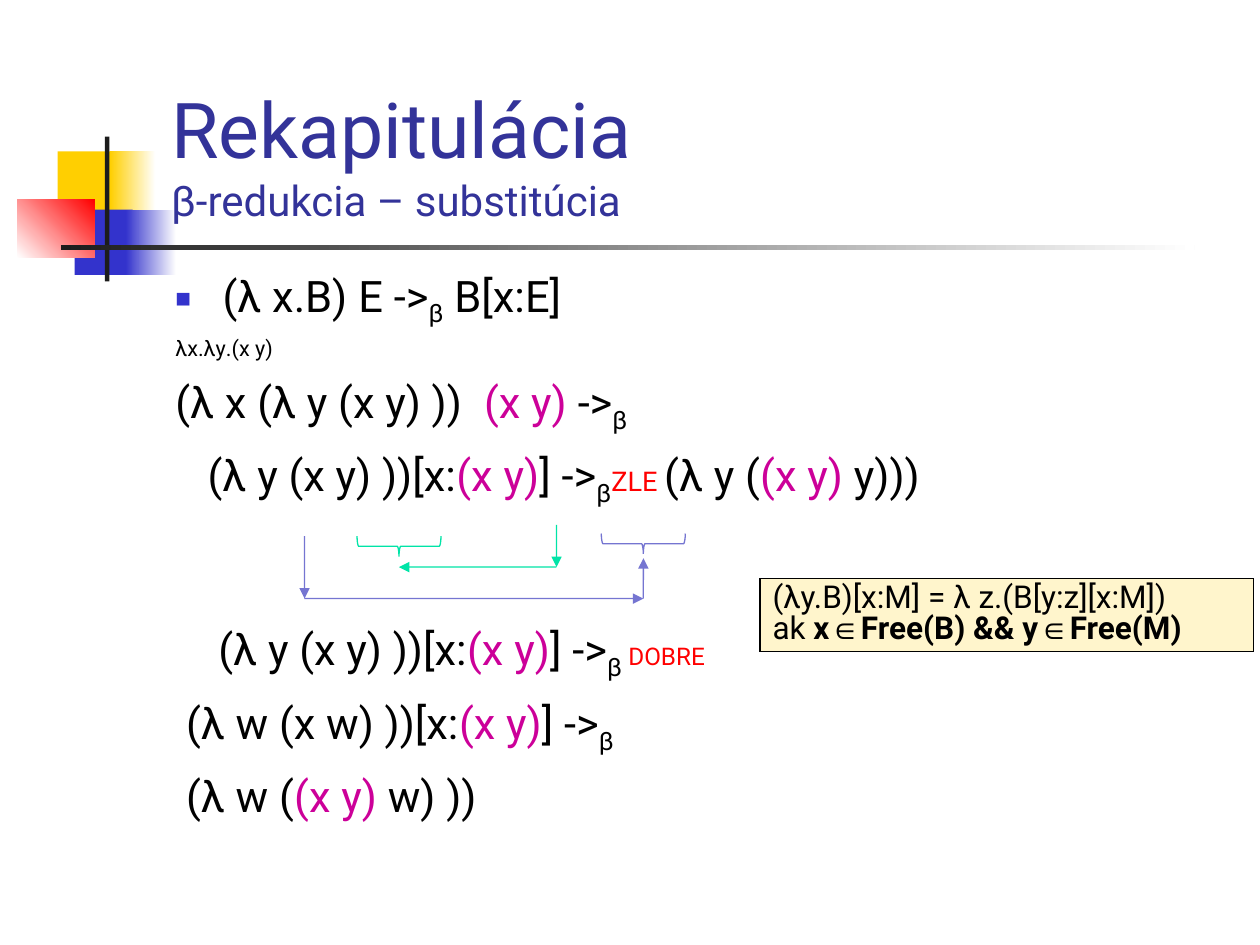
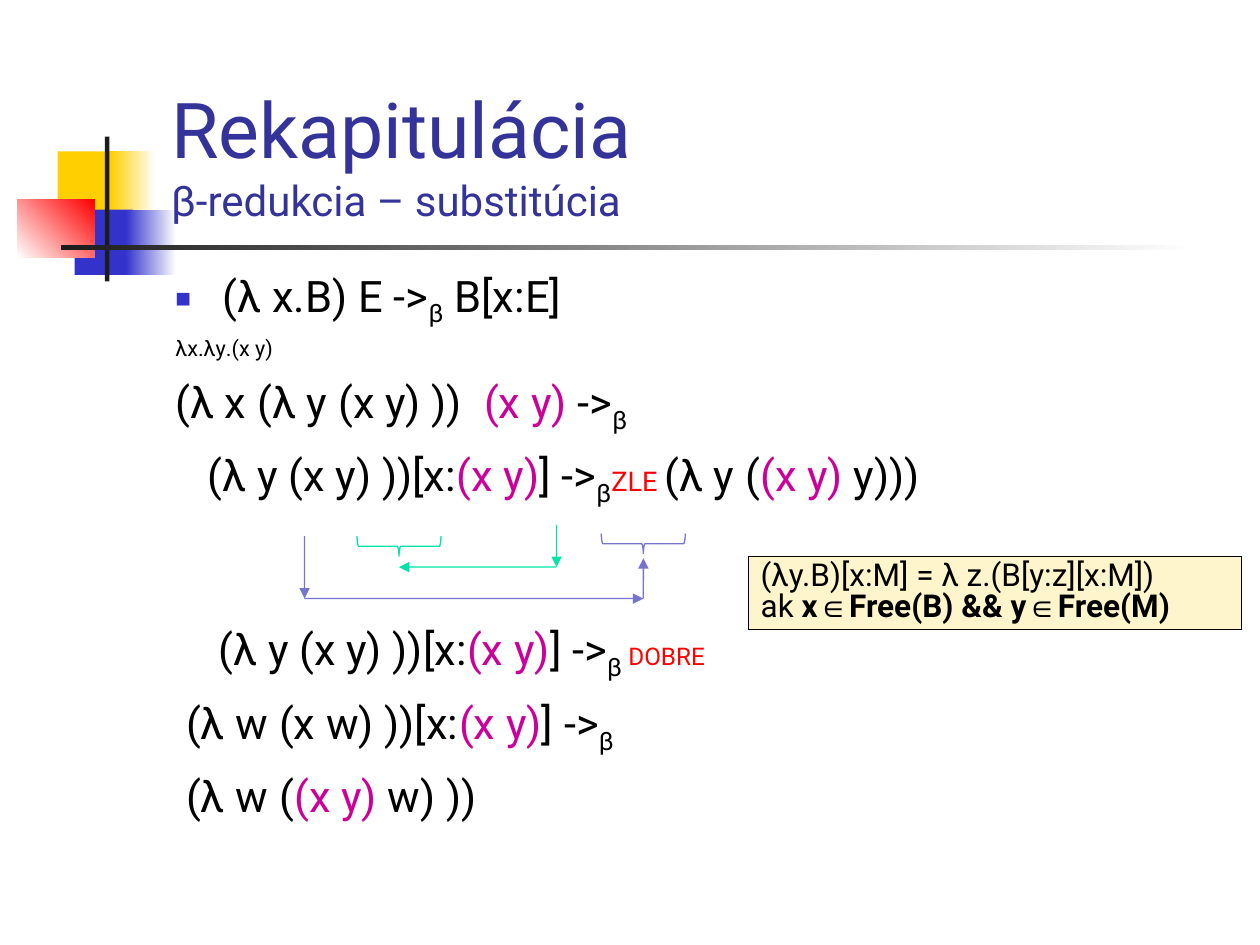
Before and after one commit to Funkcionalne/Prednasky, a slide deck: slide 2 of 06/06_fpro.ppt. Drawn at 1260x945 pixels with LibreOffice and Linux fonts; fonts in the diff are those of the drawing. Boxes give left, top, right and bottom in pixels: in the first picture for what was removed or moved away, otherwise in the second. Text is boxed around its words. In the diff, an @@ line names an element or a change of style, - is before the commit and + after.

```diff
--- a/06/06_fpro.ppt
+++ b/06/06_fpro.ppt
@@ rectangle "(λy.B)[x:M] = λ z.(B[y:z][x:M])": place and size @@
-rectangle "(λy.B)[x:M] = λ z.(B[y:z][x:M])" at <box>760,578,1254,651</box>
+rectangle "(λy.B)[x:M] = λ z.(B[y:z][x:M])" at <box>748,556,1242,629</box>
```
Also in this commit, not shown: 8 other slides changed, 3 slides added, 1 other file.
